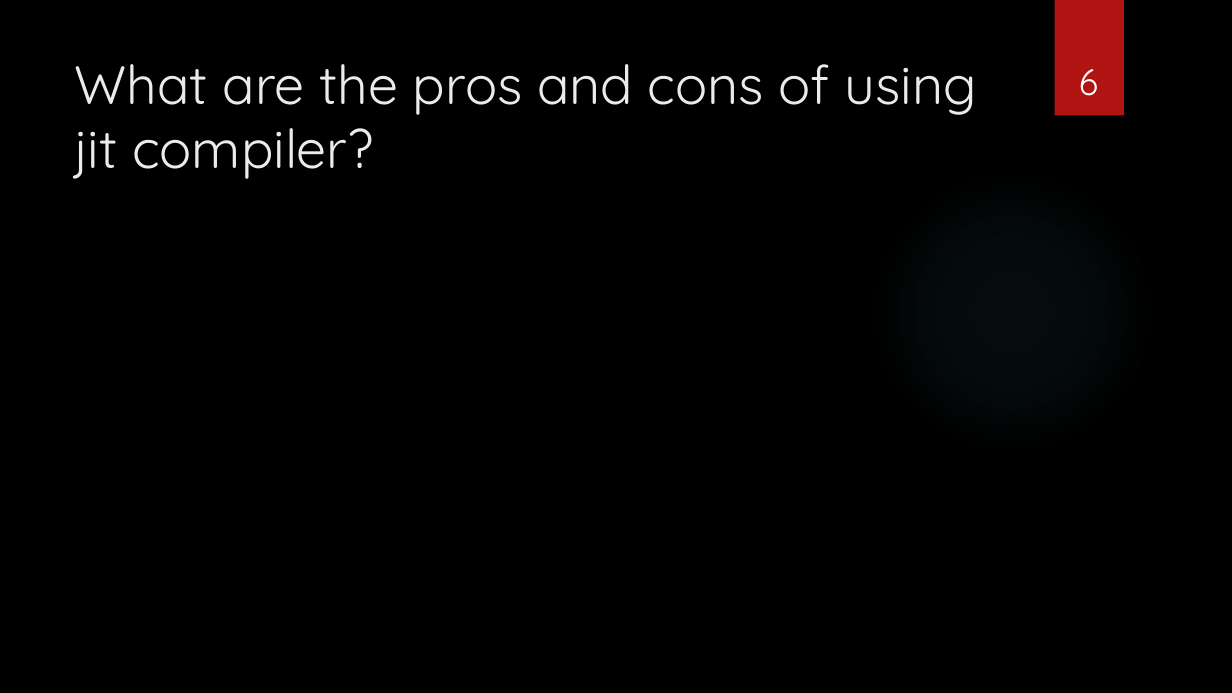
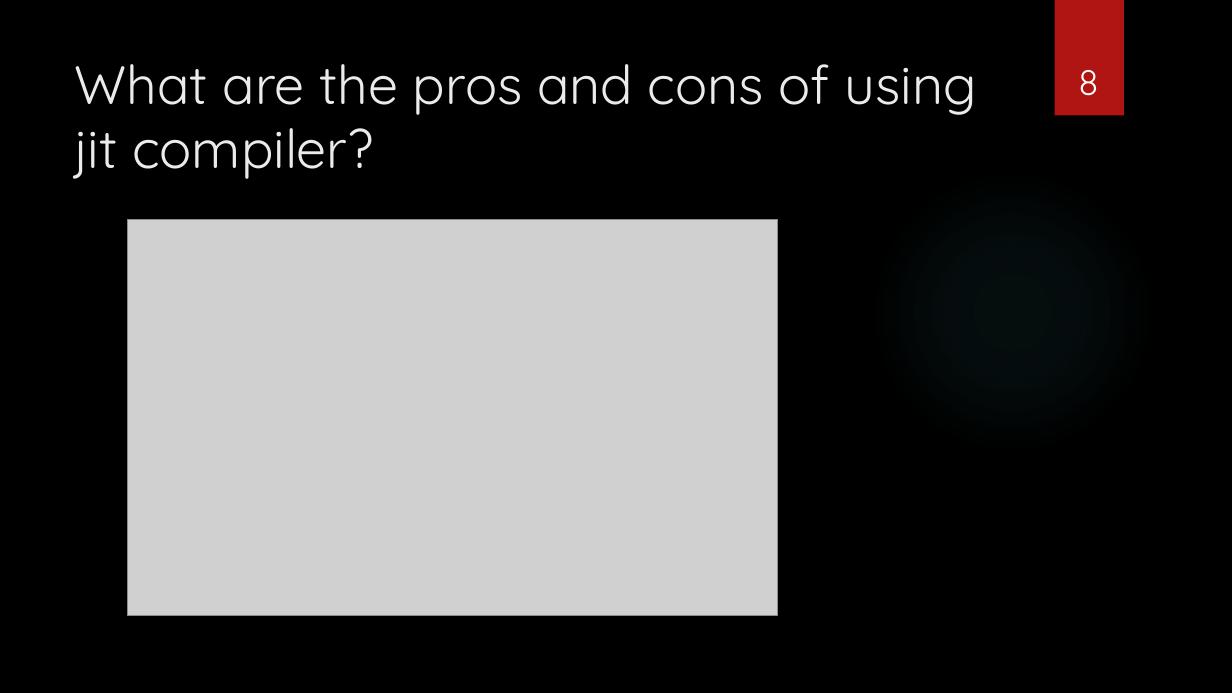
Before and after one commit to sebivenlo/esd-2024-jit-compiler, a slide deck: slide 8 of documents/presentation/presentation jit compiler.pptx (slide 6 before the commit). Drawn at 1232x693 pixels with LibreOffice and Linux fonts; fonts in the diff are those of the drawing; grey boxes stand for pictures; background and template pictures are left out. Boxes give left, top, right and bottom in pixels: in the first picture for what was removed or moved away, otherwise in the second. Text is boxed around its words. In the diff, an @@ line names an element or a change of style, - is before the commit and + after.

```diff
--- a/documents/presentation/presentation jit compiler.pptx
+++ b/documents/presentation/presentation jit compiler.pptx
@@ page number at <box>1078,70,1098,96</box>: text changed @@
-6
+8
@@ picture added at <box>128,219,778,616</box> @@
```
Also in this commit, not shown: 6 other slides changed, 4 slides added, 4 other files.
